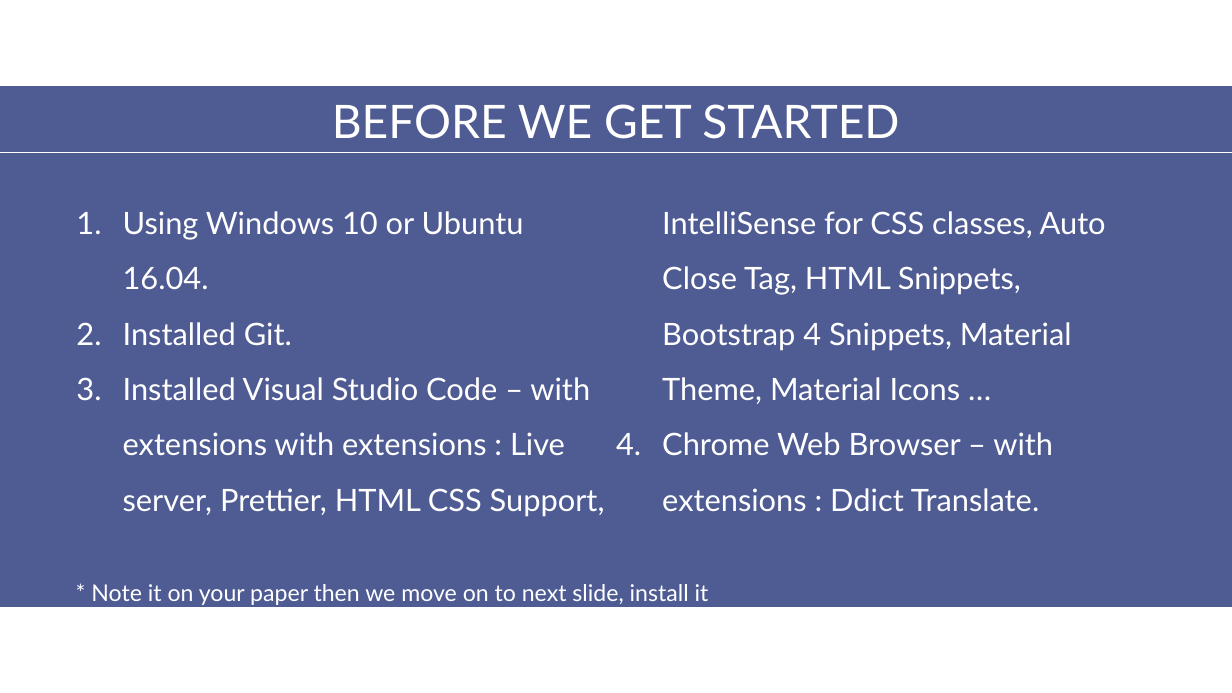
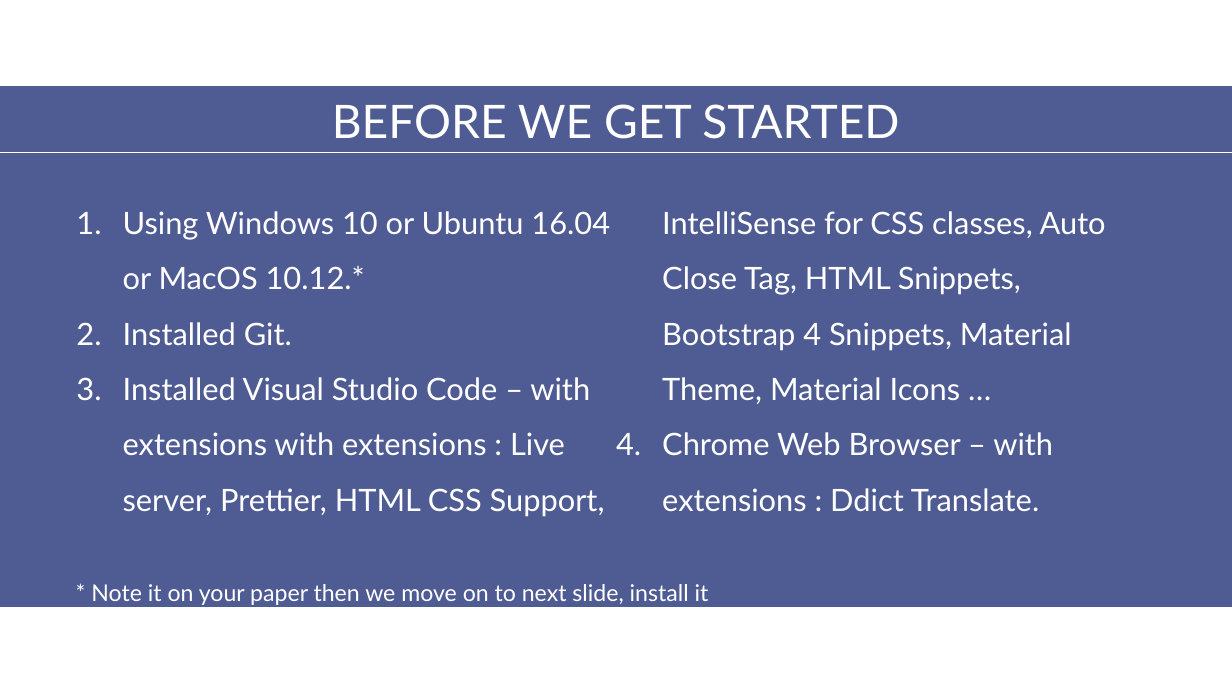
Before and after one commit to aptech-php/aptech-php-course, a slide deck: slide 2 of HTML-CSS-JS/slides/0-Greeting.pptx. Drawn at 1232x693 pixels with LibreOffice and Linux fonts; fonts in the diff are those of the drawing. Boxes give left, top, right and bottom in pixels: in the first picture for what was removed or moved away, otherwise in the second. Text is boxed around its words. In the diff, an @@ line names an element or a change of style, - is before the commit and + after.

```diff
--- a/HTML-CSS-JS/slides/0-Greeting.pptx
+++ b/HTML-CSS-JS/slides/0-Greeting.pptx
@@ text at box(123, 211, 610, 289): text changed @@
-1. Using Windows 10 or Ubuntu 16.04.
+1. Using Windows 10 or Ubuntu 16.04 or MacOS 10.12.*
```
Also in this commit, not shown: 5 other slides changed, 2 slides added, 2 slides removed, 30 other files.
